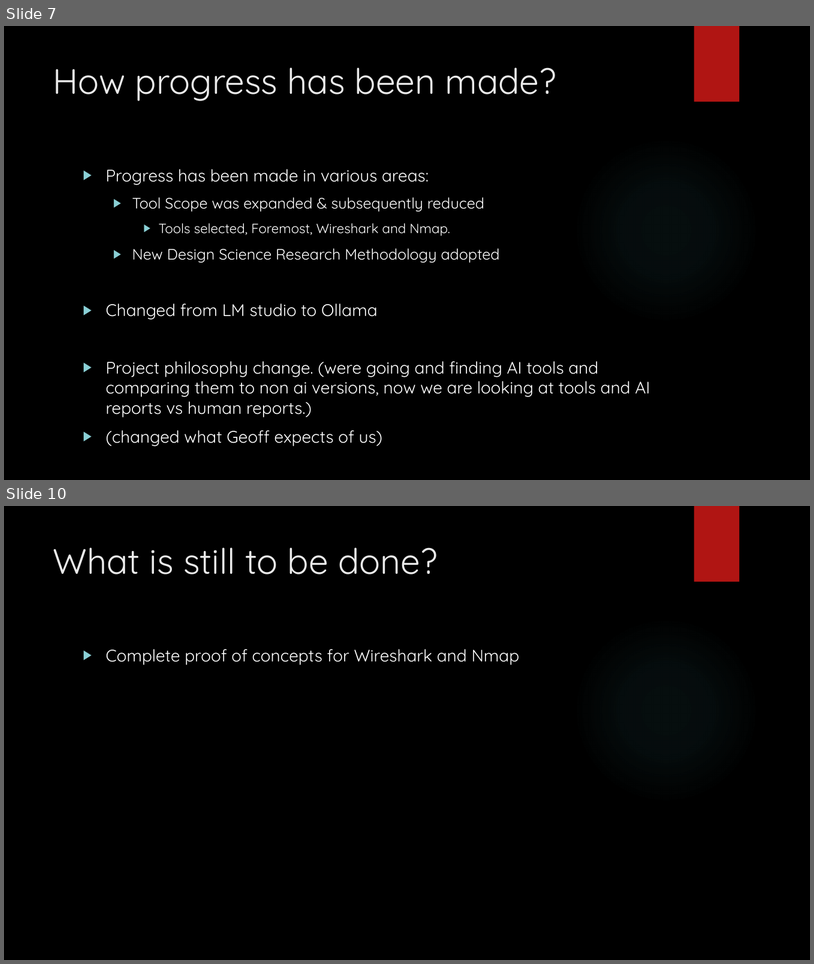
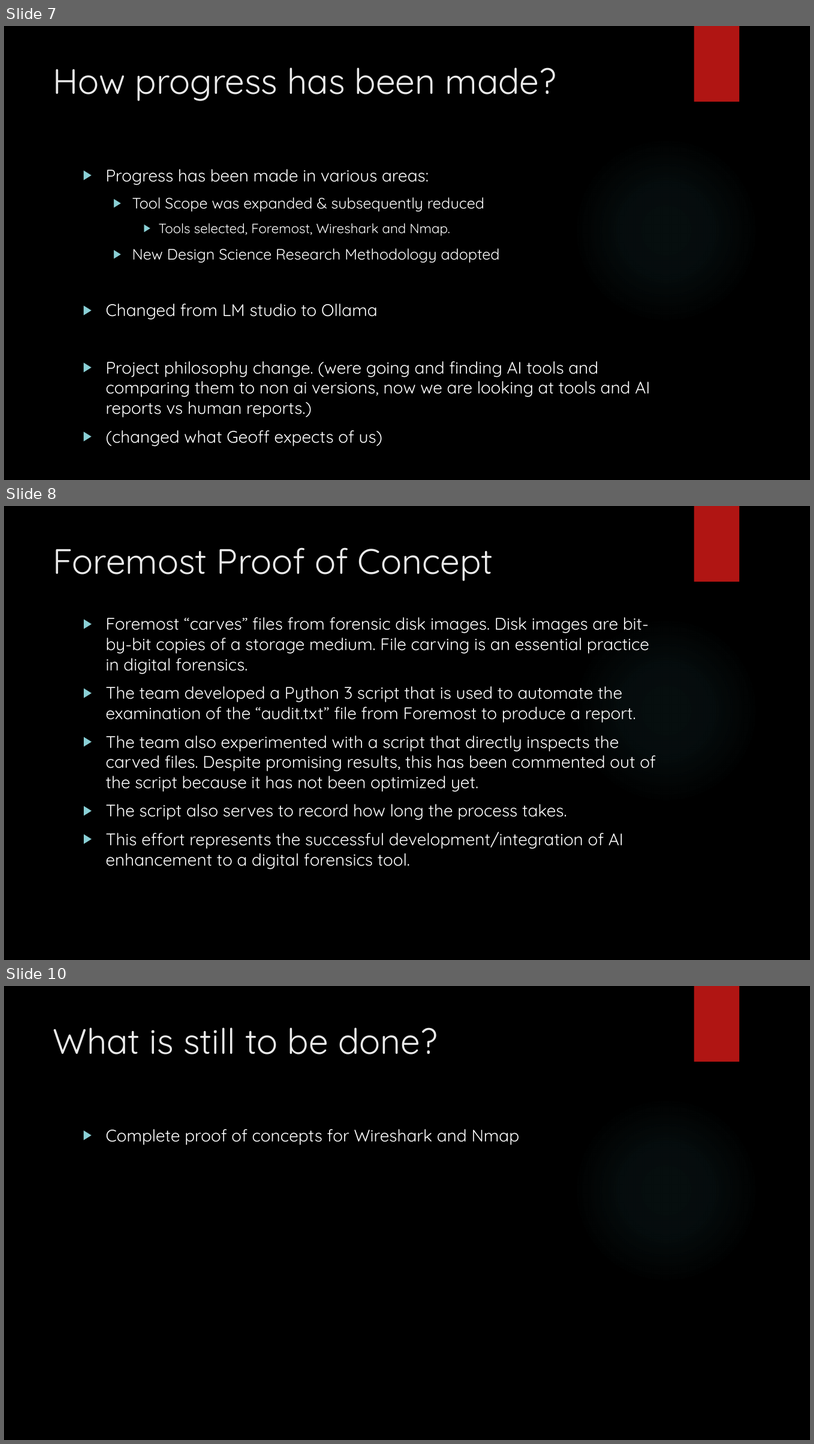
Before and after one commit to DavidSushames/BHB-Capstone, a slide deck: Mid project Update.pptx. Shown one above the other, each under a label of ours: slides 7 and 10 before the commit, slides 7, 8 and 10 after it; the slides between them are not shown. The pictures are 814x964 and 814x1444 pixels, drawn with LibreOffice and Linux fonts; fonts in the diff are those of the drawing; background and template pictures are left out. Boxes give left, top, right and bottom in pixels: in the first picture for what was removed or moved away, otherwise in the second. Text is boxed around its words. In the diff, an @@ line names an element or a change of style, - is before the commit and + after.

Commit message:
added effort to my emerging insights and foremost script sections of tthe mid project presentation, updated weekly log

```diff
--- a/Mid project Update.pptx
+++ b/Mid project Update.pptx
@@ slide 8 added at (4, 506, 810, 960), background picture (left out); not listed: 2 template elements that a slide beside it also shows @@
@@ title added at (53, 547, 494, 581), 42 pt, text #EBEBEB @@
+Foremost Proof of Concept
@@ text added at (106, 617, 656, 869), 20 pt, text #FFFFFF @@
+▶ Foremost “carves” files from forensic disk images. Disk images are bit-by-bit copies of a storage medium. File carving is an essential practice in digital forensics.
+▶ The team developed a Python 3 script that is used to automate the examination of the “audit.txt” file from Foremost to produce a report.
+▶ The team also experimented with a script that directly inspects the carved files. Despite promising results, this has been commented out of the script because it has not been optimized yet.
+▶ The script also serves to record how long the process takes.
+▶ This effort represents the successful development/integration of AI enhancement to a digital forensics tool.
```
Also in this commit, not shown: 1 other slide added, 2 slides removed, 8 other files.
